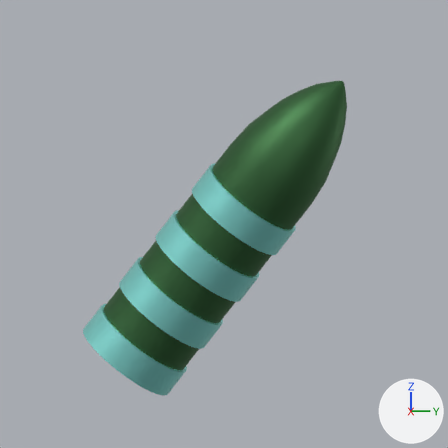
The Blender file Source/Models/Items/Items.blend: old version first, new version second.
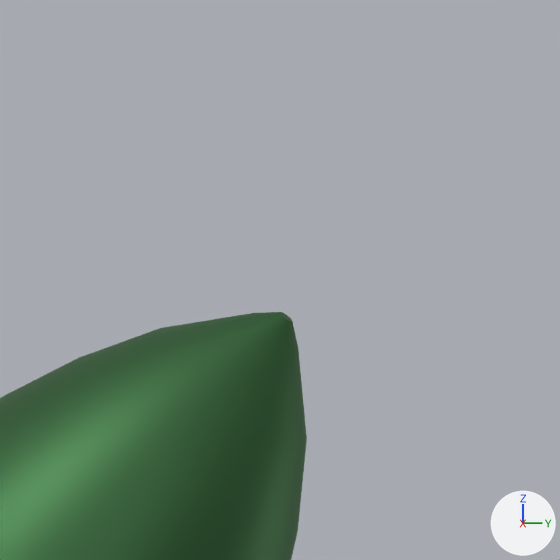
There are two pictures of each version: one from the file's camera 'Camera', one close up on the part from 64% to 89% of the width and 4% to 29% of the height. Arrows for +X, +Y and +Z are at lower right; the lights stay in place. The same objects are shown in both versions, whatever each file hides.

Names of what the first close-up shows: 'Single Shell'.
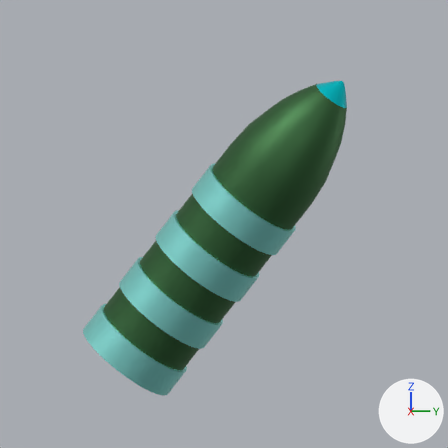
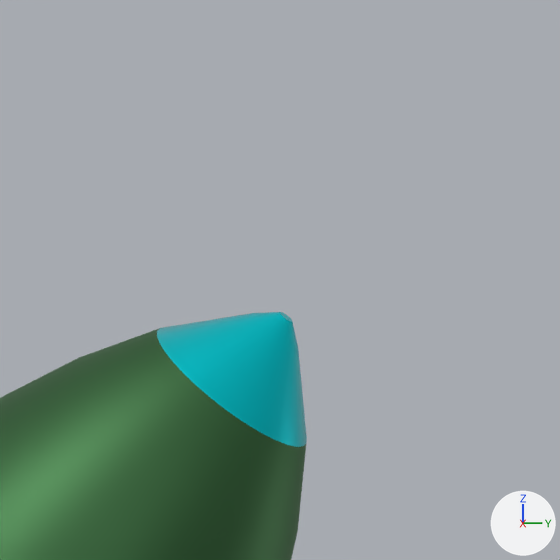
Location of each change, (x1, y1, x2, y2) in pixels of the close-ups (560 x 560 px):
part 1 of me_cylinder_002, recoloured (green to cyan): (157, 312, 307, 447) in both

What the commit changed:
Material 'AP Tip' (mat_ap_tip) is new.
Its base color is (0.0, 0.717, 0.8) (cyan #00dce7).
Its metallic is 0.856.
Its roughness is 0.288.
me_cylinder_002 has 768 vertices, 738 faces and spans x -0.9..0.9, y -0.9..0.9, z -1.78..4.37.
me_cylinder_002 is used by ob_single_shell; location (0.0, -0.0789, -0.1259); rotation (0.68, 0.152, 2.585), in degrees (39, 8.7, 148); scale (0.132, 0.132, 0.132).
me_cylinder_002 part 1: all 65 faces centred in x -0.21..0.21, y -0.21..0.21, z 4.18..4.37 switch from mat_uranium (dark green #417045) to mat_ap_tip (cyan #00dce7).
